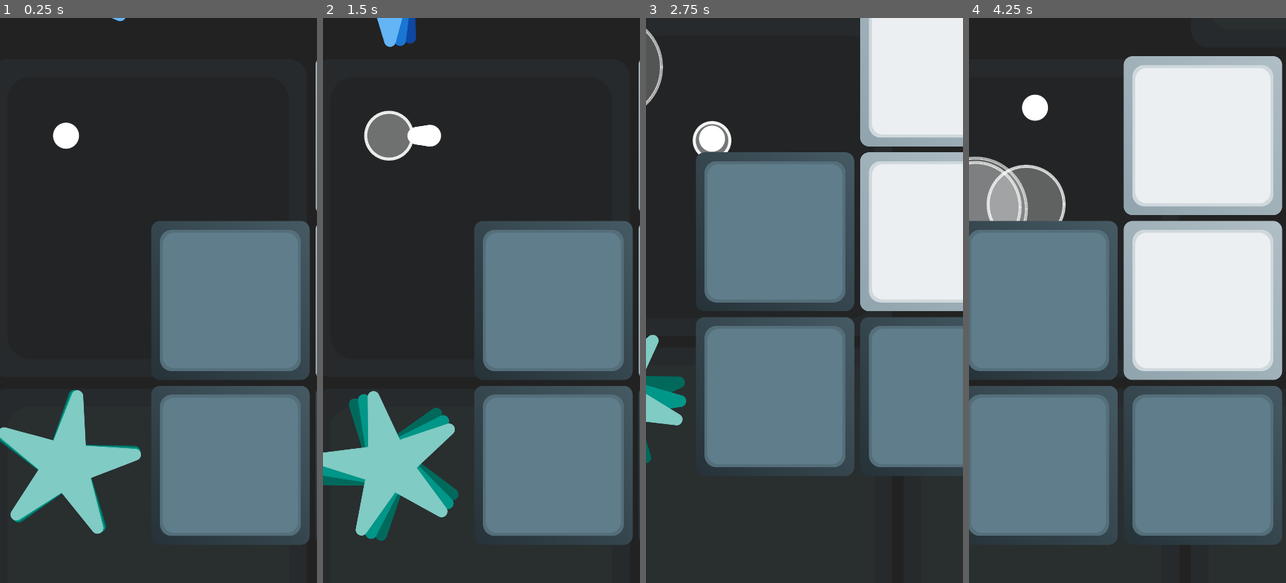
Above: before the commit, frames 1-4 (left to right).
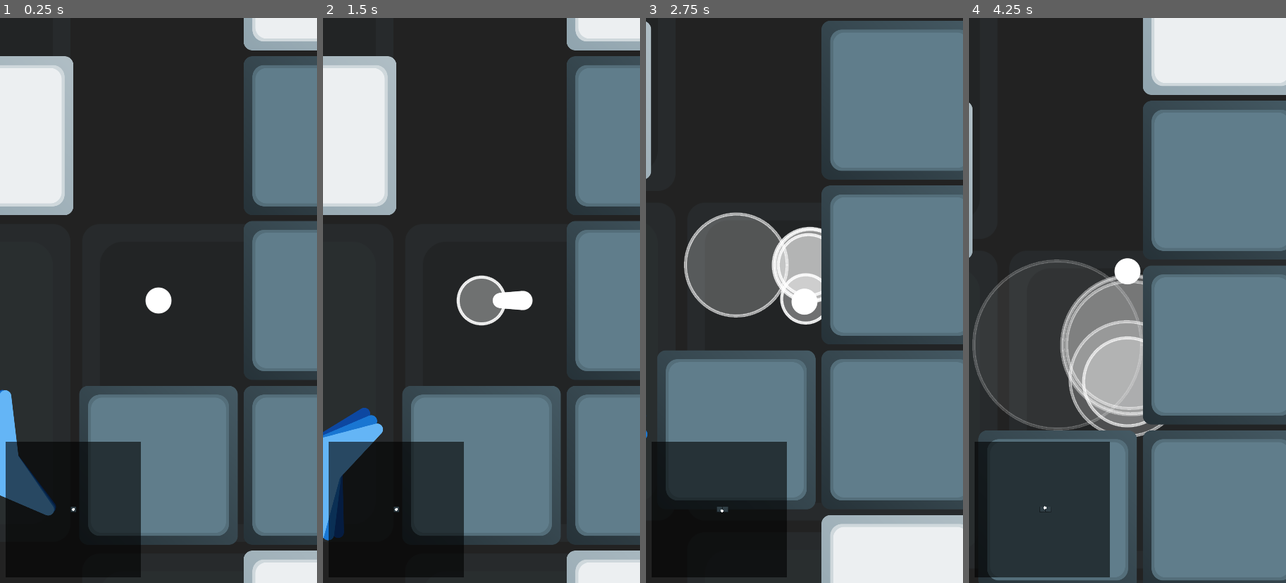
Above: after the commit, the same moments.

Repository: FSPinho/pixel-maze-godot
Game: Godot game, scene res://components/Game.tscn
The game is run twice, just before and just after one commit, with the same random seed, the same clock (stepped at 60 frames per second) and the same inputs.
Inputs (mouse positions are in pixels of both pictures, inside the frame that each line leads up to):
- Up to frame 1 (0.25 s): no input
- Up to frame 2 (1.5 s): tap Enter at 0.5 s; move the mouse to (551, 272) at 0.52 s; hold Right 0.53-1.28 s; click (551, 272) at 0.67 s; move the mouse to (418, 328) at 1.27 s; hold Down from 1.28 s (still down)
- Up to frame 3 (2.75 s): move the mouse to (836, 176) at 2.02 s; release Down at 2.03 s; hold Right from 2.03 s (still down)
- Up to frame 4 (4.25 s): move the mouse to (1111, 413) at 2.77 s; release Right at 2.78 s; hold Up 2.78-3.53 s; click (1111, 413) at 2.92 s; move the mouse to (1222, 385) at 3.52 s; hold Left from 3.53 s (still down)

The runs differ from the first frame. In frame 1, 42% of the frame differs, in the area x 0-100%, y 0-100%; in frame 2, 44%; in frame 3, 62%; in frame 4, 71%.
Error before the commit: Attempt to call function 'queue_free' in base 'previously freed instance' on a null instance. (res://components/common/World.gd:53)

Commit message:
Added map component

Diff:
--- a/components/Game.gd
+++ b/components/Game.gd
@@ -7,11 +7,14 @@
 const Player_ = preload("res://components/common/Player.gd")
 const WorldScene = preload("res://components/common/World.tscn")
 const World_ = preload("res://components/common/World.gd")
+const MapScene = preload("res://components/common/Map.tscn")
+const Map_ = preload("res://components/common/Map.gd")
 
 ##
 # Properties
 var player: Player_ = null
 var world: World_ = null
+var map: Map_ = null
 
 func _ready():
 	Store.connect("on_game_start", self, "on_game_start")
@@ -27,8 +30,12 @@
 
 	self.player = PlayerScene.instance()
 	self.player.position = Store.game_player_position
-	self.world.add_child(player)
+	self.world.add_child(self.player)
 	Log.i("Game - Player created...", 3)
+
+	self.map = MapScene.instance()
+	self.add_child(self.map)
+	Log.i("Game - Map created...", 3)
 
 func on_game_end():
 	pass
--- a/components/common/Block.gd
+++ b/components/common/Block.gd
@@ -20,6 +20,7 @@
 var bounds = Rect2(0, 0, 0, 0)
 var matrix_block: MatrixBlock = null
 var sprites = []
+var sprites_scale = 1
 
 func _ready():
 	bounds = Rect2(
@@ -31,6 +32,7 @@
 	for sprite in self.sprites:
 		sprite.scale.x = $Destroyable.target_scale
 		sprite.scale.y = $Destroyable.target_scale
+		sprite.scale *= self.sprites_scale
 
 	if self.sprites.size() > 1:
 		var i = 1
@@ -105,18 +107,21 @@
 		self.sprites.append(sprite2)
 		self.sprites.append(sprite3)
 
-	$Destroyable/Particles.process_material.scale = 0.5
-
-	if self.sprites.size() > 1:
-		$Collision.shape = CircleShape2D.new()
-		$Collision.shape.radius = Config.BLOCK_SIZE / 2 * 0.86
+	if self.matrix_block.type == Config.BlockType.NONE:
+		$Collision.disabled = true
 	else:
-		$Collision.shape = RectangleShape2D.new()
-		$Collision.shape.extents = Vector2(
-			Config.BLOCK_SIZE / 2, Config.BLOCK_SIZE / 2
-		)
+		if self.sprites.size() > 1:
+			$Collision.shape = CircleShape2D.new()
+			$Collision.shape.radius = Config.BLOCK_SIZE / 2 * 0.86
+		else:
+			$Collision.shape = RectangleShape2D.new()
+			$Collision.shape.extents = Vector2(
+				Config.BLOCK_SIZE / 2, Config.BLOCK_SIZE / 2
+			)
 
 	for sprite in self.sprites:
+		self.sprites_scale = Vector2(Config.BLOCK_SIZE, Config.BLOCK_SIZE) / sprite.texture.get_size()
+		$Destroyable/Particles.process_material.scale = 0.5 * self.sprites_scale.x
 		add_child(sprite)
 
 func destroy():
--- /dev/null
+++ b/components/common/Map.gd
@@ -0,0 +1,87 @@
+extends Node2D
+
+##
+# Constants
+
+const BLOCK_STONE_TEXTURE = preload("res://sprites/brick-stone.png")
+
+##
+# Properties
+
+var bounds = null
+var bounds_outer = null
+var cell_size = 20
+
+func _draw():
+	draw_rect(self.bounds_outer, Color(0, 0, 0, 0.6), true, 10, true)
+
+func _ready():
+	self.bounds = Rect2(
+		Vector2(
+			cell_size * 2,
+			Config.VIEWPORT_HEIGHT - cell_size *
+			Config.WORLD_HEIGHT - cell_size * 2
+		),
+		Vector2(cell_size * Config.WORLD_WIDTH, cell_size * Config.WORLD_HEIGHT)
+	)
+
+	self.bounds_outer = Rect2(
+		Vector2(
+			cell_size,
+			Config.VIEWPORT_HEIGHT - cell_size *
+			Config.WORLD_HEIGHT - cell_size * 3
+		),
+		Vector2(
+			cell_size * Config.WORLD_WIDTH + cell_size * 2,
+			cell_size * Config.WORLD_HEIGHT + cell_size * 2
+		)
+	)
+
+	$MapPlayer.cell_size = self.cell_size
+	$MapPlayer.z_index = 10
+
+func _process(delta):
+	$MapPlayer.position = \
+		self.bounds.position + \
+		(
+			Store.get_game_player_position() +
+			Vector2(Config.WORLD_WIDTH, Config.WORLD_HEIGHT) *
+			Config.BLOCK_SIZE / 2
+		) * cell_size / Config.BLOCK_SIZE
+
+	var matrix = Store.get_game_matrix()
+
+	for i in matrix.height:
+		for j in matrix.width:
+			var block = Store.get_game_block(i, j)
+			var block_rect = Rect2(
+				Vector2(
+					j * Config.BLOCK_SIZE,
+					i * Config.BLOCK_SIZE
+				) -
+				Vector2(
+					Config.WORLD_WIDTH, Config.WORLD_HEIGHT
+				) * Config.BLOCK_SIZE / 2,
+				Vector2(
+					Config.BLOCK_SIZE,
+					Config.BLOCK_SIZE
+				)
+			)
+
+			var player_size = Config.BLOCK_SIZE * 0.15
+			var player_rect = Rect2(
+				Store.get_game_player_position() -
+				Vector2(player_size, player_size) / 2,
+				Vector2(player_size, player_size)
+			)
+			if block_rect.intersects(player_rect):
+				block.visited = true
+
+			if block.visited and not block.instance_mapped:
+				var sprite = Sprite.new()
+				sprite.texture = BLOCK_STONE_TEXTURE
+				sprite.position = self.bounds.position + Vector2(j * cell_size, i * cell_size) + Vector2(cell_size / 2, cell_size / 2)
+				sprite.scale = Vector2(cell_size, cell_size) / sprite.texture.get_size()
+				sprite.modulate = Color(0.5, 0.5, 0.5)
+				self.add_child(sprite)
+				block.instance_mapped = sprite
--- /dev/null
+++ b/components/common/Map.tscn
@@ -0,0 +1,10 @@
+[gd_scene load_steps=3 format=2]
+
+[ext_resource path="res://components/common/Map.gd" type="Script" id=1]
+[ext_resource path="res://components/common/MapPlayer.gd" type="Script" id=2]
+
+[node name="Map" type="Node2D"]
+script = ExtResource( 1 )
+
+[node name="MapPlayer" type="Node2D" parent="."]
+script = ExtResource( 2 )
--- /dev/null
+++ b/components/common/MapPlayer.gd
@@ -0,0 +1,9 @@
+extends Node2D
+
+##
+# Properties
+
+var cell_size = 0
+
+func _draw():
+	draw_circle(Vector2(0, 0), cell_size / 4, Color.white)
--- a/components/common/Player.gd
+++ b/components/common/Player.gd
@@ -24,7 +24,7 @@
 var speed_min = SPEED_BASE
 var speed_max_half = SPEED_BASE * 2.5
 var speed_max = SPEED_BASE * 3
-var speed_decay = SPEED_BASE * 6
+var speed_decay = SPEED_BASE * 4
 var speed_up_half = false
 var speed_up = false
 
--- a/components/common/World.gd
+++ b/components/common/World.gd
@@ -26,36 +26,30 @@
 	$Background.position = target * 0.4
 
 func _process(delta):
-	self.position_offset = Vector2(
-		Config.VIEWPORT_WIDTH / 2,
-		Config.VIEWPORT_HEIGHT / 2
-	)
-
 	for i in range(Config.WORLD_HEIGHT):
 		for j in range(Config.WORLD_WIDTH):
-			var matrixBlock = Store.get_game_block(i, j)
-			if matrixBlock.type:
-				var position = Vector2(
-					j * Config.BLOCK_SIZE + Config.BLOCK_SIZE / 2 - bounds.size.x / 2,
-					i * Config.BLOCK_SIZE + Config.BLOCK_SIZE / 2 - bounds.size.y / 2
-				)
-				var position_real = position + self.position
+			var matrix_block = Store.get_game_block(i, j)
+			var position = Vector2(
+				j * Config.BLOCK_SIZE + Config.BLOCK_SIZE / 2 - bounds.size.x / 2,
+				i * Config.BLOCK_SIZE + Config.BLOCK_SIZE / 2 - bounds.size.y / 2
+			)
+			var position_real = position + self.position
 
-				var existing = matrixBlock.instance
-				var is_out = \
-					position_real.x < -Config.BLOCK_SIZE * 4 or \
-					position_real.y < -Config.BLOCK_SIZE * 4 or \
-					position_real.x > Config.VIEWPORT_WIDTH + Config.BLOCK_SIZE * 4 or \
-					position_real.y > Config.VIEWPORT_HEIGHT + Config.BLOCK_SIZE * 4
+			var existing = matrix_block.instance
+			var is_out = \
+				position_real.x < -Config.BLOCK_SIZE * 4 or \
+				position_real.y < -Config.BLOCK_SIZE * 4 or \
+				position_real.x > Config.VIEWPORT_WIDTH + Config.BLOCK_SIZE * 4 or \
+				position_real.y > Config.VIEWPORT_HEIGHT + Config.BLOCK_SIZE * 4
 
-				if is_out:
-					if existing:
-						existing.queue_free()
-				else:
-					if not existing and matrixBlock.alive:
-						var block = create_block(position, matrixBlock)
-						Store.get_game_block(i, j).instance = block
-						add_child(block)
+			if is_out:
+				if existing:
+					existing.queue_free()
+			else:
+				if not existing and matrix_block.alive:
+					var block = create_block(position, matrix_block)
+					Store.get_game_block(i, j).instance = block
+					add_child(block)
 
 func _ready():
 	var w = Config.BLOCK_SIZE * Config.WORLD_WIDTH
@@ -81,6 +75,11 @@
 	$Background/Texture.rect_position = bounds.position
 	$Background/Texture.rect_size = bounds.size
 
+	self.position_offset = Vector2(
+		Config.VIEWPORT_WIDTH / 2,
+		Config.VIEWPORT_HEIGHT / 2
+	)
+
 func create_block(position, matrix_block: MatrixBlock):
 	randomize()
 
--- a/global/Config.gd
+++ b/global/Config.gd
@@ -4,16 +4,16 @@
 # Constants
 
 const APP_NAME = "Pixel Maze"
-var VIEWPORT_WIDTH = OS.get_window_size().x
-var VIEWPORT_HEIGHT = OS.get_window_size().y
+var VIEWPORT_WIDTH = max(OS.get_window_size().x, 1080)
+var VIEWPORT_HEIGHT = max(OS.get_window_size().y, 1920)
 
 const BLOCK_SIZE = 560.0
 const BLOCK_GLASS_PERCENT = 0.25
 const BLOCK_10_PERCENT = 0.1
 const BLOCK_100_PERCENT = 0.05
 const BLOCK_1000_PERCENT = 0.025
-const WORLD_WIDTH = 9
-const WORLD_HEIGHT = 9
+const WORLD_WIDTH = 21
+const WORLD_HEIGHT = 21
 
 const CIRCLE_QUALITY = 64
 
--- a/global/Store.gd
+++ b/global/Store.gd
@@ -22,10 +22,6 @@
 func _init():
 	Log.i("Initializing store")
 	Log.i("DONE.\n", 2)
-
-func _process(delta):
-	Config.VIEWPORT_WIDTH = OS.get_window_size().x
-	Config.VIEWPORT_HEIGHT = OS.get_window_size().y
 
 func start():
 	Log.i("Starting game...")
--- a/project.godot
+++ b/project.godot
@@ -29,6 +29,7 @@
 
 window/size/width=1080
 window/size/height=1920
+window/size/resizable=false
 window/size/test_width=506
 window/size/test_height=900
 window/handheld/orientation="portrait"
--- a/types/Matrix.gd
+++ b/types/Matrix.gd
@@ -31,8 +31,6 @@
 			var percent_10 = percent_glass + 1000 * Config.BLOCK_10_PERCENT
 			var percent_100 = percent_10 + 1000 * Config.BLOCK_100_PERCENT
 			var percent_1000 = percent_100 + 1000 * Config.BLOCK_1000_PERCENT
-
-			print (percent_glass, " ", percent_10, " ", percent_100, " ", percent_1000)
 
 			if rand <= percent_glass:
 				type = Config.BlockType.GLASS
--- a/types/MatrixBlock.gd
+++ b/types/MatrixBlock.gd
@@ -2,9 +2,13 @@
 
 var type: int = Config.BlockType.STONE
 var alive: bool = true
+var visited: bool = false
 var instance = null
+var instance_mapped = null
 
 func _init(type = Config.BlockType.STONE, alive = true):
 	self.type = type
 	self.alive = alive
+	self.visited = false
 	self.instance = null
+	self.instance_mapped = false
